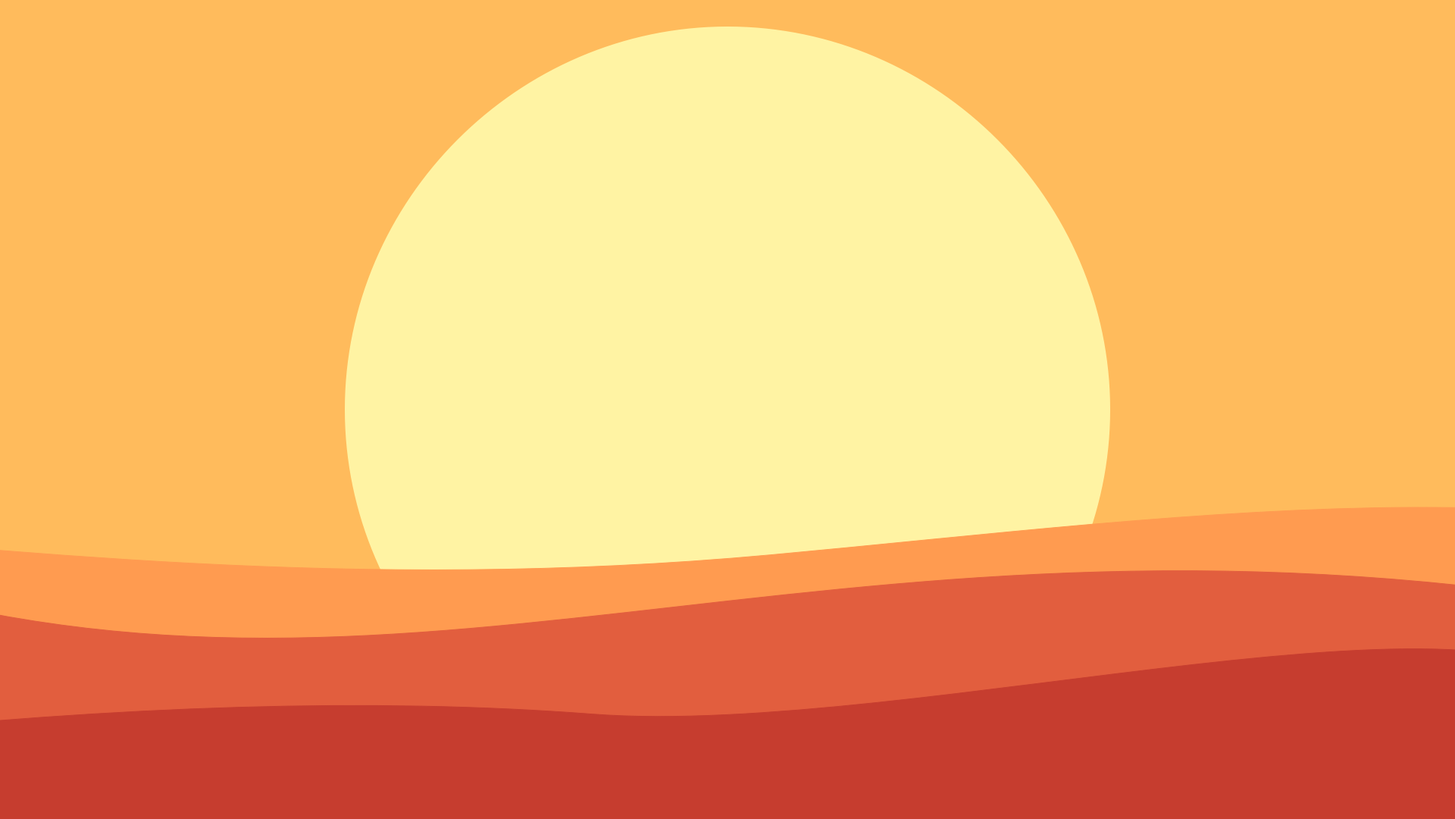
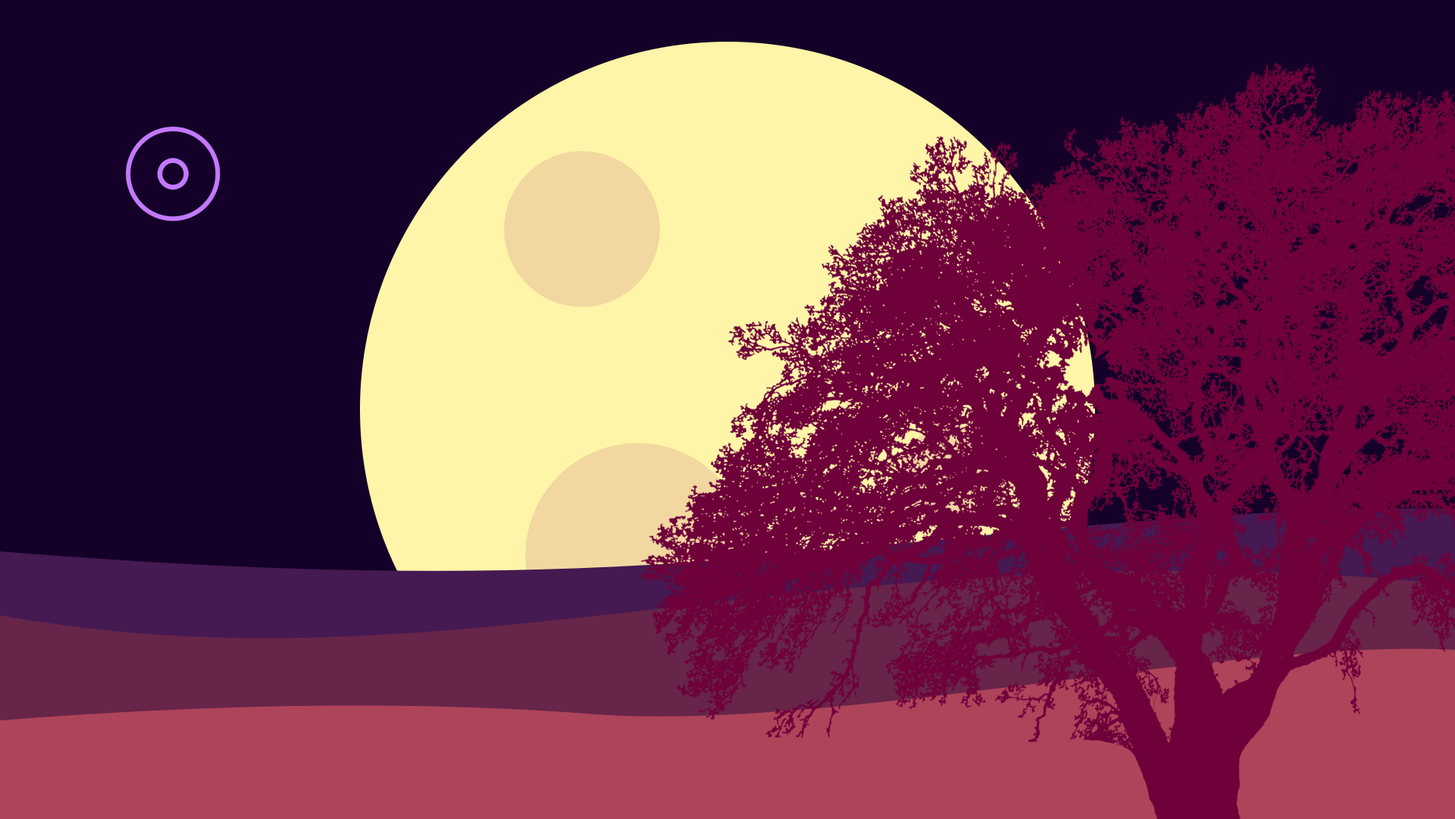
Layer changes from the first 1455 x 819 image to the second:
added layer "Group 6 Merged" above "Vector Layer 4" over [622, 51, 1455, 819]
